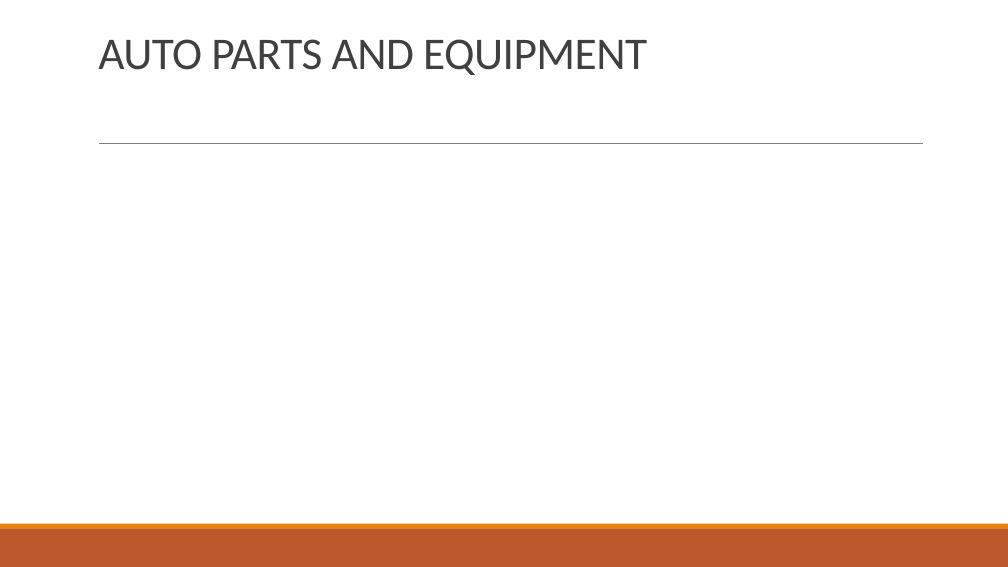
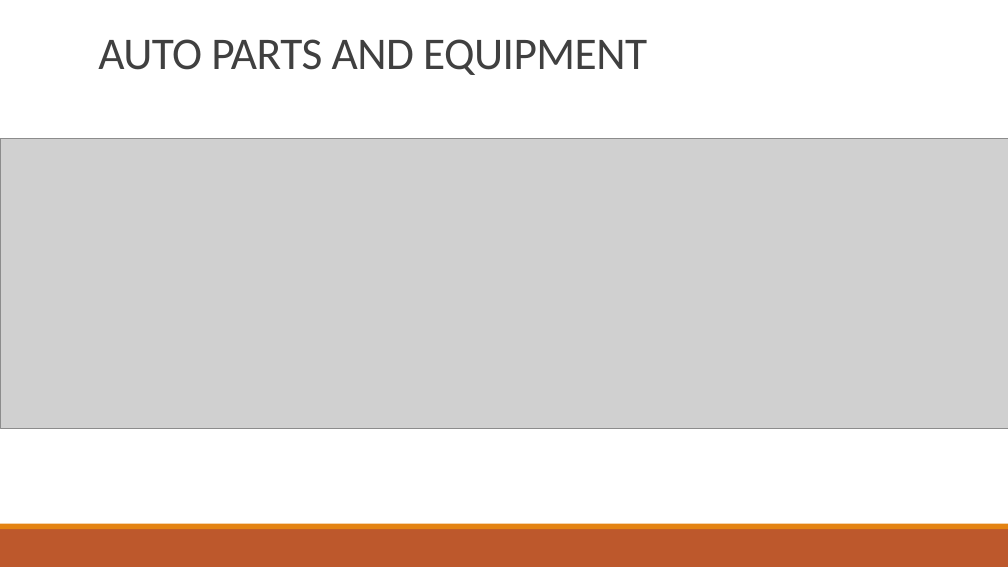
Before and after one commit to JayrajRadadiya/Capstone-Project, a slide deck: slide 3 of Group Lab 5/Group Lab 5 PPT.pptx. Drawn at 1008x567 pixels with LibreOffice and Linux fonts; fonts in the diff are those of the drawing; grey boxes stand for pictures. Boxes give left, top, right and bottom in pixels: in the first picture for what was removed or moved away, otherwise in the second. Text is boxed around its words. In the diff, an @@ line names an element or a change of style, - is before the commit and + after.

```diff
--- a/Group Lab 5/Group Lab 5 PPT.pptx
+++ b/Group Lab 5/Group Lab 5 PPT.pptx
@@ picture added at (0, 138, 1008, 429) @@
@@ line removed from (99, 144) to (923, 144) @@
```
